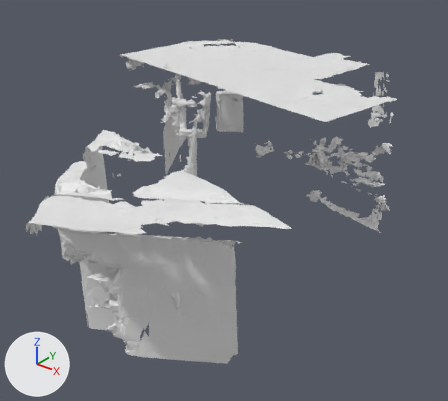
Two versions of the OBJ model src/unity/unity-vision-demo/Assets/HoloToolkit/SpatialMapping/Tests/Support/SRMesh.obj, one commit apart.
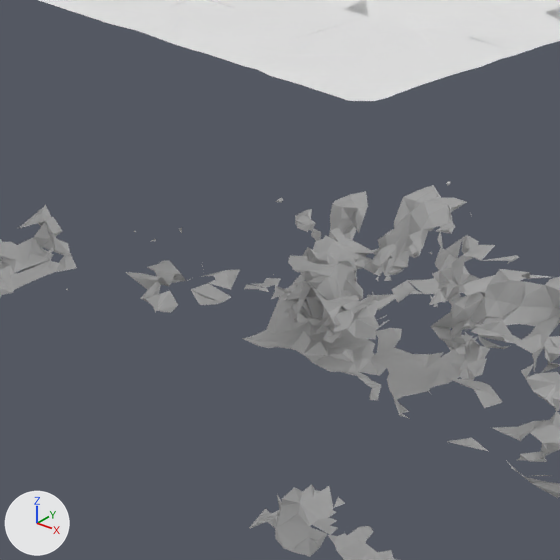
The first picture shows the older version from a 50 mm camera at (4.17, -5.3, 4.17) aimed at (-1.37, 1.63, -0.12). The close-ups show both versions on the part from 58% to 80% of the width and 26% to 51% of the height of that picture; other places that the commit changed are outside them. The axes (+X, +Y, +Z) are drawn at lower left. The lights are the same throughout. Where no turn or scale is listed for an object, it has been applied to the vertices. Vertices at the same position are counted once.

The older version as bpy lines, for what is in view:
```python
me_object_1 = bpy.data.meshes.new('Object.1')
me_object_1.from_pydata(...)  # 3908 vertices, 6561 faces; spans x -4.38..-1.42, y 1.85..4.8, z -0.34..1.7
me_object_5 = bpy.data.meshes.new('Object.5')
me_object_5.from_pydata(...)  # 1168 vertices, 1599 faces; spans x -1.54..0.04, y 4.05..6.39, z -0.3..1.66
me_object_6 = bpy.data.meshes.new('Object.6')
me_object_6.from_pydata(...)  # 929 vertices, 1540 faces; spans x -2.0..0.76, y 1.39..4.35, z -0.03..1.71
ob_object_1 = bpy.data.objects.new('Object.1', me_object_1)
ob_object_1.location = (0.0, 0.0, 0.0)
ob_object_5 = bpy.data.objects.new('Object.5', me_object_5)
ob_object_5.location = (0.0, 0.0, 0.0)
ob_object_6 = bpy.data.objects.new('Object.6', me_object_6)
ob_object_6.location = (0.0, 0.0, 0.0)
# also in view: 'Object.2' at (-0.6, 4.75, -0.66)
```
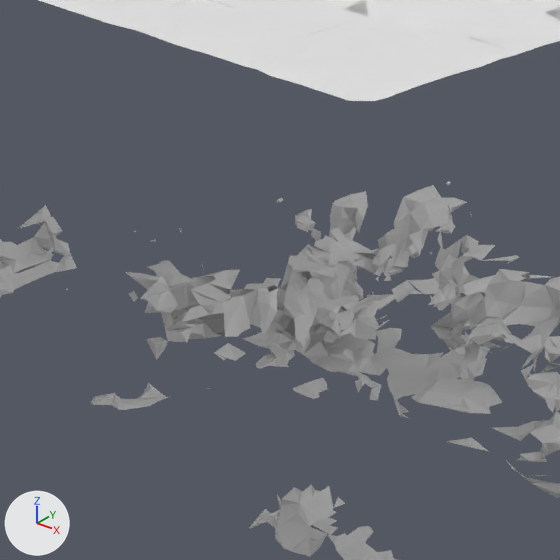
Diff of the bpy script that builds the scene:
```diff
--- a/src/unity/unity-vision-demo/Assets/HoloToolkit/SpatialMapping/Tests/Support/SRMesh.obj.py
+++ b/src/unity/unity-vision-demo/Assets/HoloToolkit/SpatialMapping/Tests/Support/SRMesh.obj.py
@@ me_object_6 @@
 # used by ob_object_6; location = (0.0, 0.0, 0.0)
-me_object_6.from_pydata(...)  # 929 vertices, 1540 faces; spans x -2.0..0.76, y 1.39..4.35, z -0.03..1.71
+me_object_6.from_pydata(...)  # 1333 vertices, 2174 faces; spans x -2.0..0.76, y 1.39..4.35, z -0.33..1.71
+# me_object_6 part 1: 383 vertices added at x -1.64..-0.25, y 3.36..4.34, z -0.32..0.13
```

What differs and where, as boxes (x1, y1, x2, y2) in the close-ups (560 x 560 px):
'Object.6', reshaped: before (39, 0, 560, 313); after (39, 0, 560, 414)
part 1 of me_object_6, added: after (91, 244, 558, 414)
